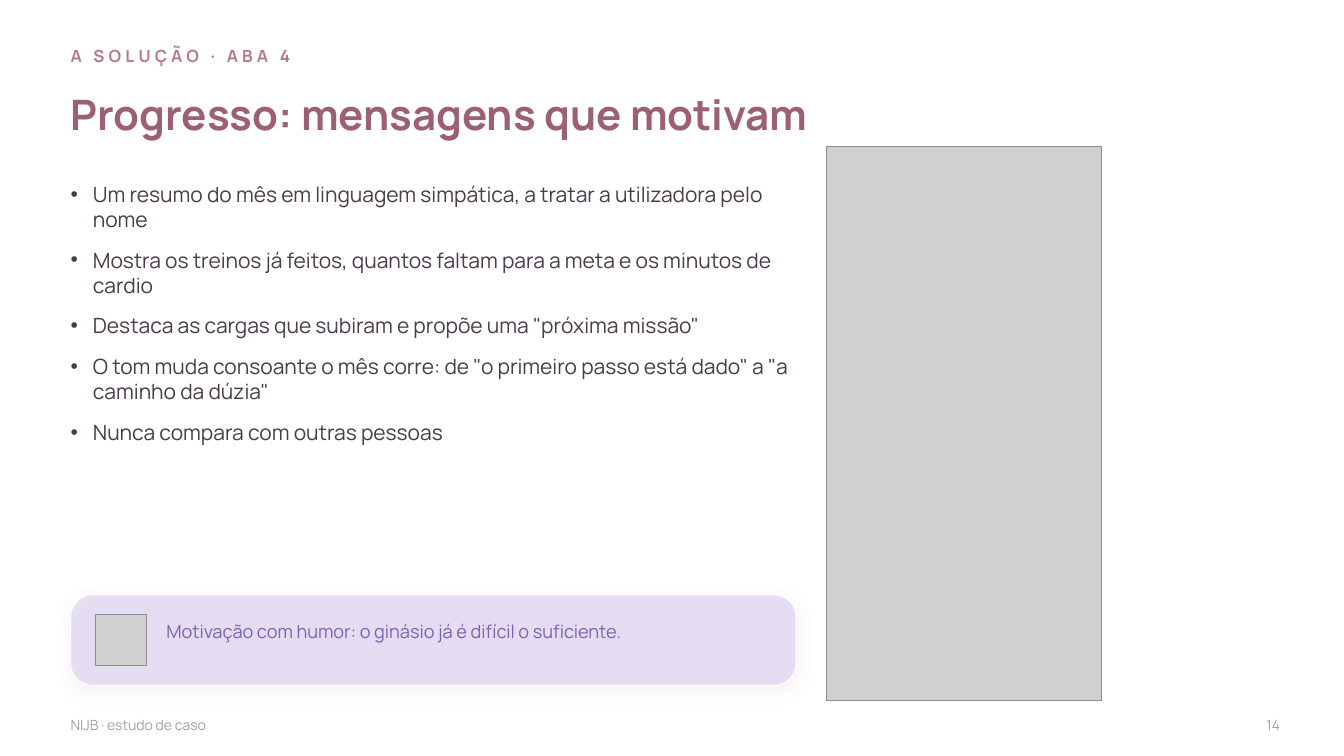
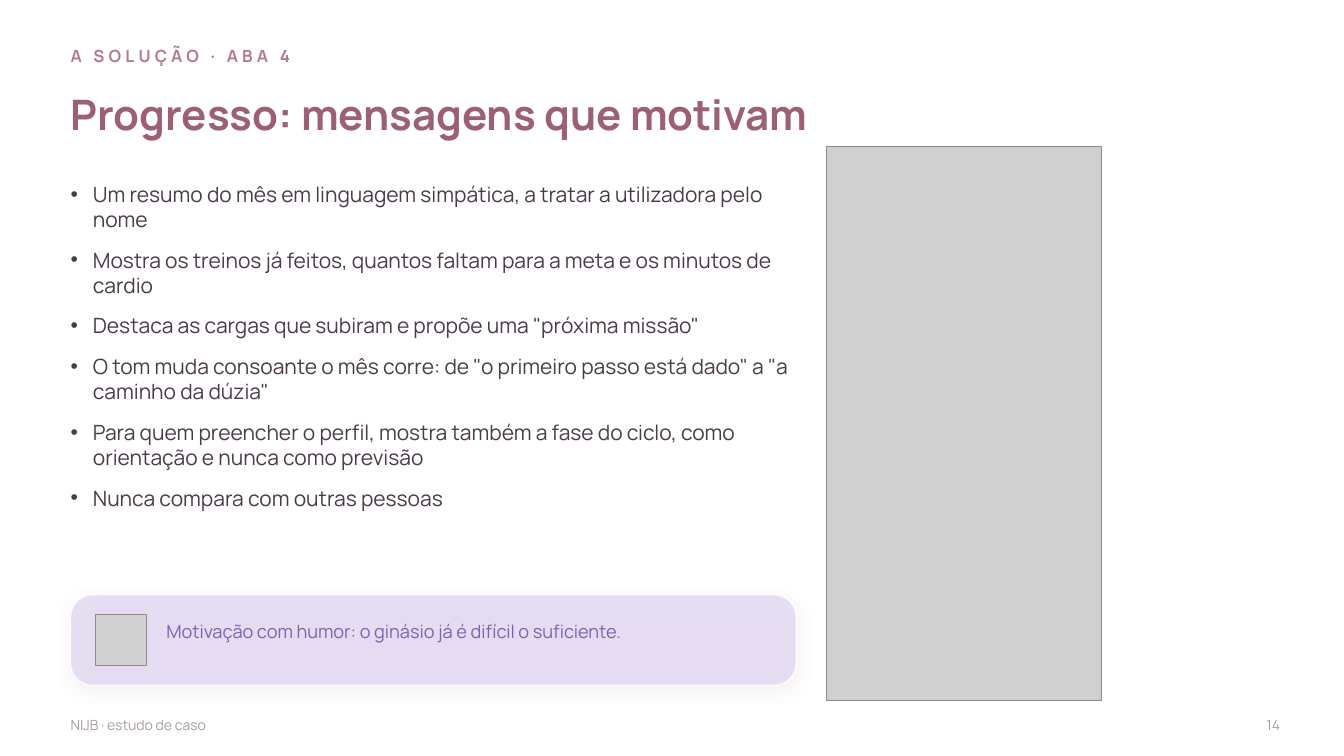
Before and after one commit to nauquero/nau-quero, a slide deck: slide 14 of NIJB-estudo-de-caso-completo.pptx. Drawn at 1344x756 pixels with LibreOffice and Linux fonts; fonts in the diff are those of the drawing; grey boxes stand for pictures; background and template pictures are left out. Boxes give left, top, right and bottom in pixels: in the first picture for what was removed or moved away, otherwise in the second. Text is boxed around its words. In the diff, an @@ line names an element or a change of style, - is before the commit and + after.

```diff
--- a/NIJB-estudo-de-caso-completo.pptx
+++ b/NIJB-estudo-de-caso-completo.pptx
@@ text at <box>93,423,735,470</box>: paragraph added @@
+• Para quem preencher o perfil, mostra também a fase do ciclo, como orientação e nunca como previsão
```
Also in this commit, not shown: 13 other slides changed, 4 slides removed.
